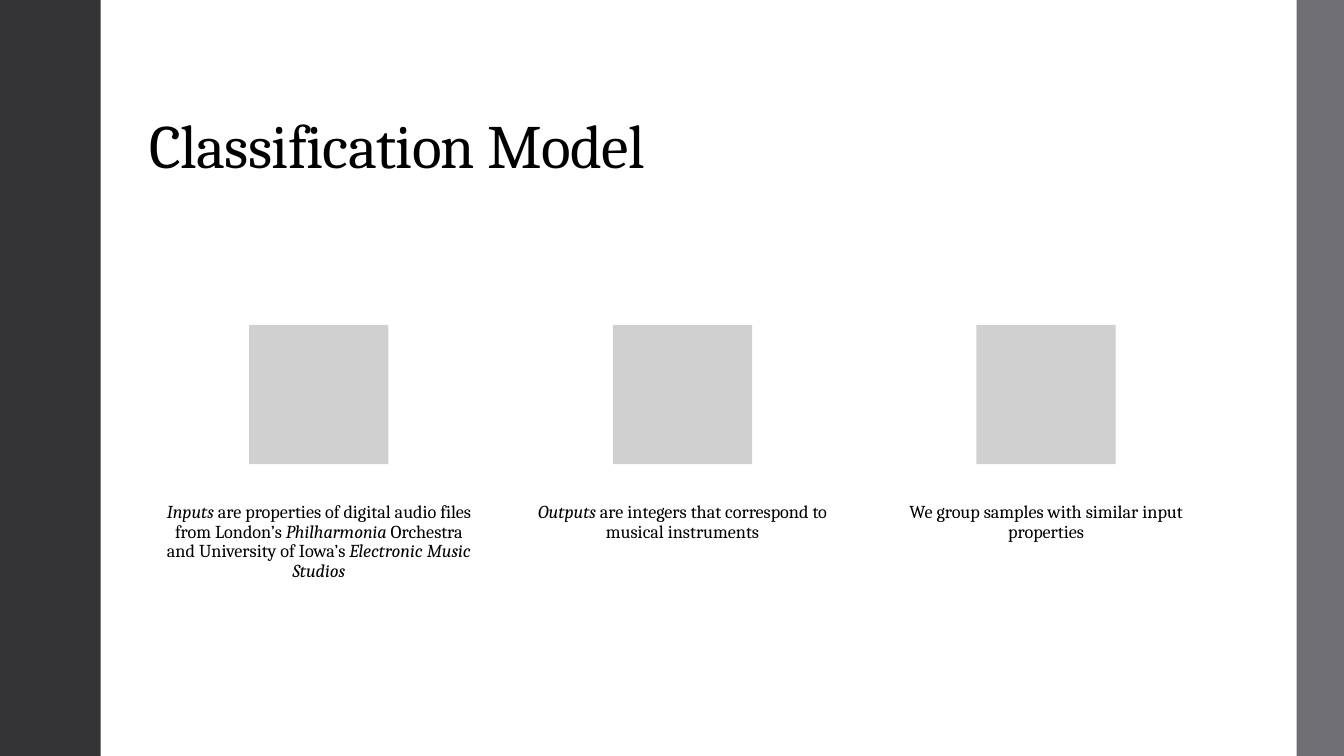
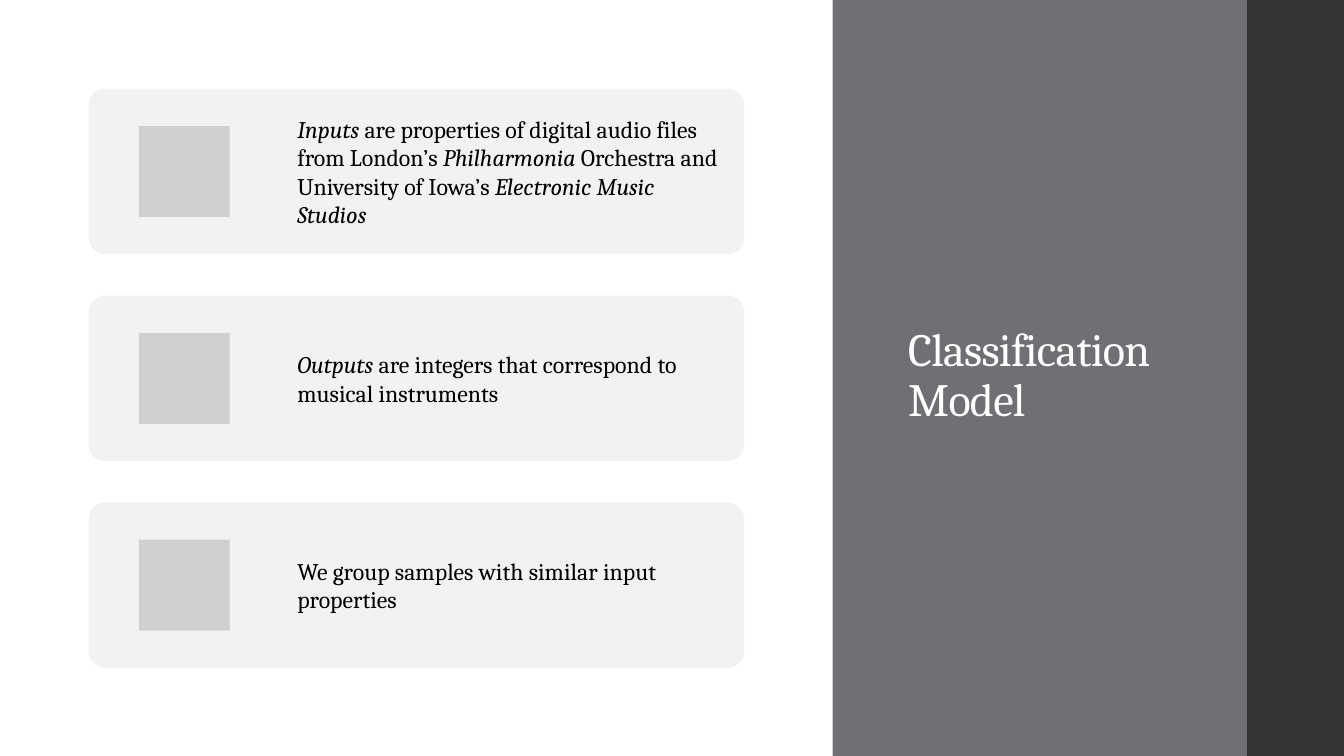
Before and after one commit to landonbuell/Buell-Senior-Thesis, a slide deck: slide 8 of JMMPaper/Musical Instrument Classification Using a Hybrid Neural Network BuellShortv1.pptx. Drawn at 1344x756 pixels with LibreOffice and Linux fonts; fonts in the diff are those of the drawing; grey boxes stand for pictures. Boxes give left, top, right and bottom in pixels: in the first picture for what was removed or moved away, otherwise in the second. Text is boxed around its words. In the diff, an @@ line names an element or a change of style, - is before the commit and + after.

```diff
--- a/JMMPaper/Musical Instrument Classification Using a Hybrid Neural Network BuellShortv1.pptx
+++ b/JMMPaper/Musical Instrument Classification Using a Hybrid Neural Network BuellShortv1.pptx
@@ rectangle removed at bbox=[0, 0, 1344, 756] @@
@@ rectangle removed at bbox=[0, 0, 101, 756] @@
@@ rectangle: place and size @@
-rectangle at bbox=[1297, 0, 1344, 756]
+rectangle at bbox=[833, 0, 1247, 756]
@@ text "Inputs are properties of digital ...": place and size @@
-text "Inputs are properties of digital ..." at bbox=[167, 505, 471, 577]
+text "Inputs are properties of digital ..." at bbox=[297, 121, 718, 223]
@@ title "Classification Model": place and size @@
-title "Classification Model" at bbox=[149, 124, 645, 169]
+title "Classification Model" at bbox=[908, 333, 1150, 417]
@@ title "Classification Model" at bbox=[908, 333, 1150, 417]: size 44 to 33 pt, text colour #000000 to #FFFFFF; vertical alignment bottom to middle @@
@@ picture: place and size @@
-picture at bbox=[249, 325, 388, 464]
+picture at bbox=[139, 126, 230, 217]
@@ text "Outputs are integers that correspond ...": place and size @@
-text "Outputs are integers that correspond ..." at bbox=[538, 505, 827, 538]
+text "Outputs are integers that correspond ..." at bbox=[297, 356, 677, 403]
@@ picture removed at bbox=[613, 325, 752, 464] @@
@@ group added at bbox=[89, 89, 744, 667]: 3 rounded rectangles, 1 picture @@
@@ size 13 to 17 pt; alignment centre to left; line spacing 0.9 to 1; more space between paragraphs; vertical alignment top to middle in 3 elements at bbox=[297, 121, 718, 223], bbox=[297, 356, 677, 403], bbox=[297, 563, 656, 613] @@
@@ text "We group samples with similar ...": place and size @@
-text "We group samples with similar ..." at bbox=[909, 505, 1182, 542]
+text "We group samples with similar ..." at bbox=[297, 563, 656, 613]
@@ picture: place and size @@
-picture at bbox=[977, 325, 1116, 464]
+picture at bbox=[139, 539, 230, 630]
```
Also in this commit, not shown: 6 other slides changed, 4 slides added, 1 slide removed.
